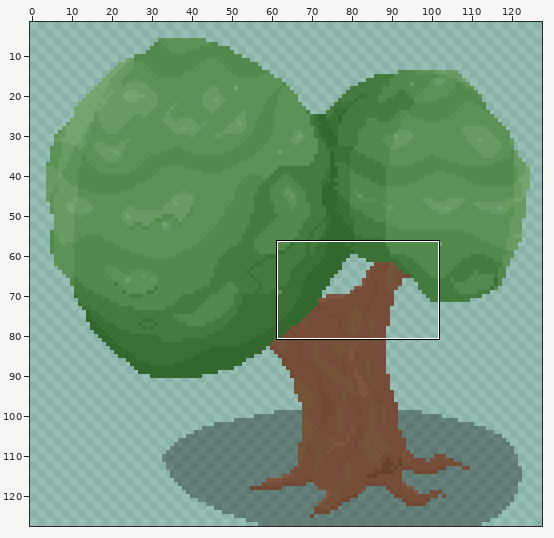
One commit to this pixel-art file: Assets/Sprites/Town/Trees.aseprite. The picture above shows the old version from afar; the outline marks the close-up.
Close-up. First the earlier version:
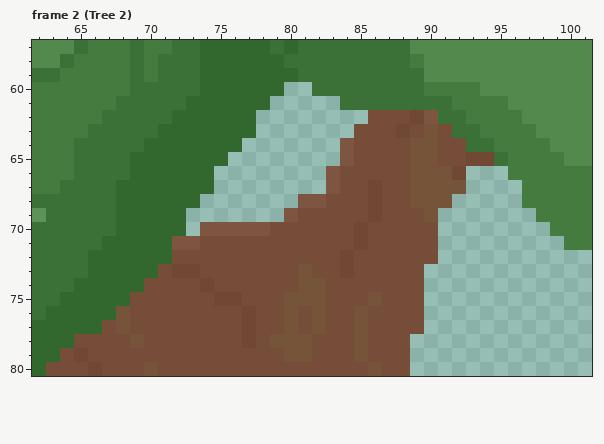
128x128 pixels, 2 frames. Colours within 5 levels of each other are drawn and written as one. Shown: frame 2 (Tree 2): x 62..101, y 57..80. The wide view leaves out empty margins. The commit also changed other frames or places, which this record leaves out.
Now the later version:
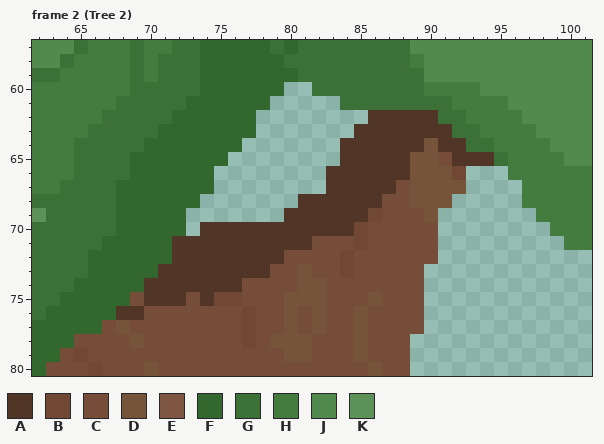
Palette (. is transparent): A #513527  B #714833  C #764d39  D #765439  E #7e5541  F #32672e  G #3b7136  H #447c3f  J #52894d  K #5c9157
Changes in this commit:
Changed rows in their new state; - is an unchanged pixel.
Frame 2 (Tree 2), layer "Tree leaves":
first column x 68:
62 ------------------AAAAA----
63 -----------------AAAAAAA---
64 ----------------AAAAAA-AA--
65 ----------------AAAAA---AAA
66 ---------------AAAAAA------
67 ---------------AAAAA-------
68 -------------AAAAAA--------
69 ------------AAAAAA---------
70 ------AAAAAAAAAAA----------
71 ----AAAAAAAAAA-------------
72 ----AAAAAAAA---------------
73 ---AAAAAAAA----------------
74 --AAAAAAA------------------
75 --AAA-A--------------------
76 AA-------------------------
Changed places in both close-ups, as pixel boxes (x1, y1, x2, y2):
changed: (116, 110, 494, 320)
